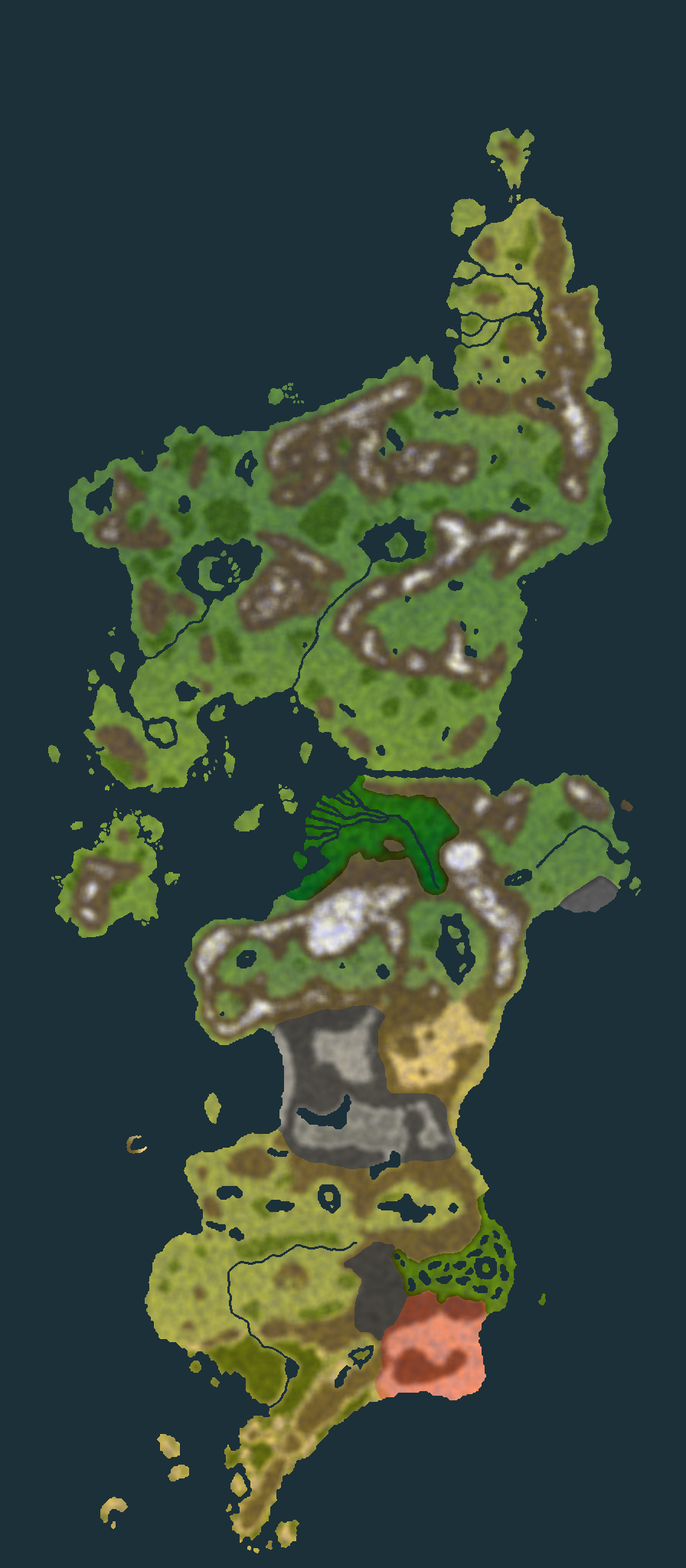
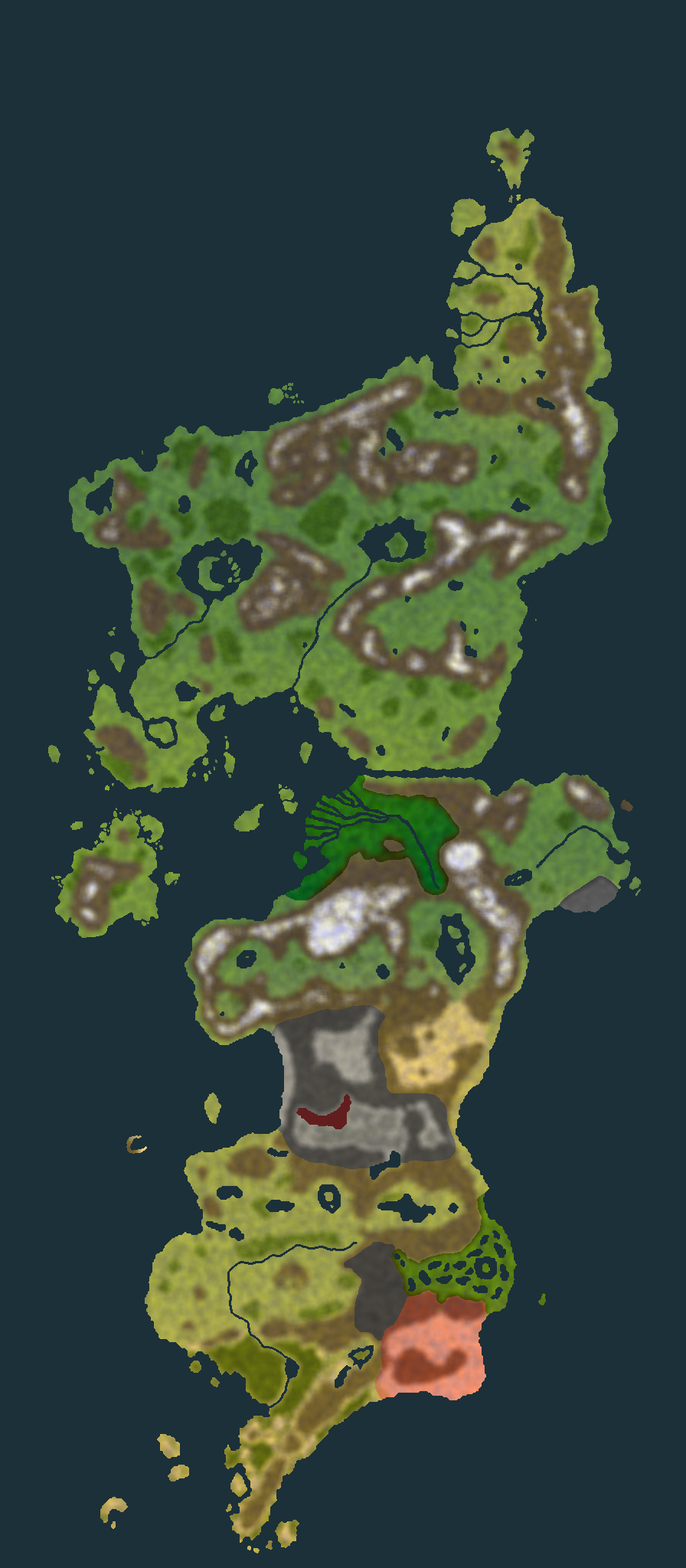
Layered file, before and after one edit (686x1568). Changes by layer:
painted on "colormap.dds" over [296, 1094, 352, 1130]
